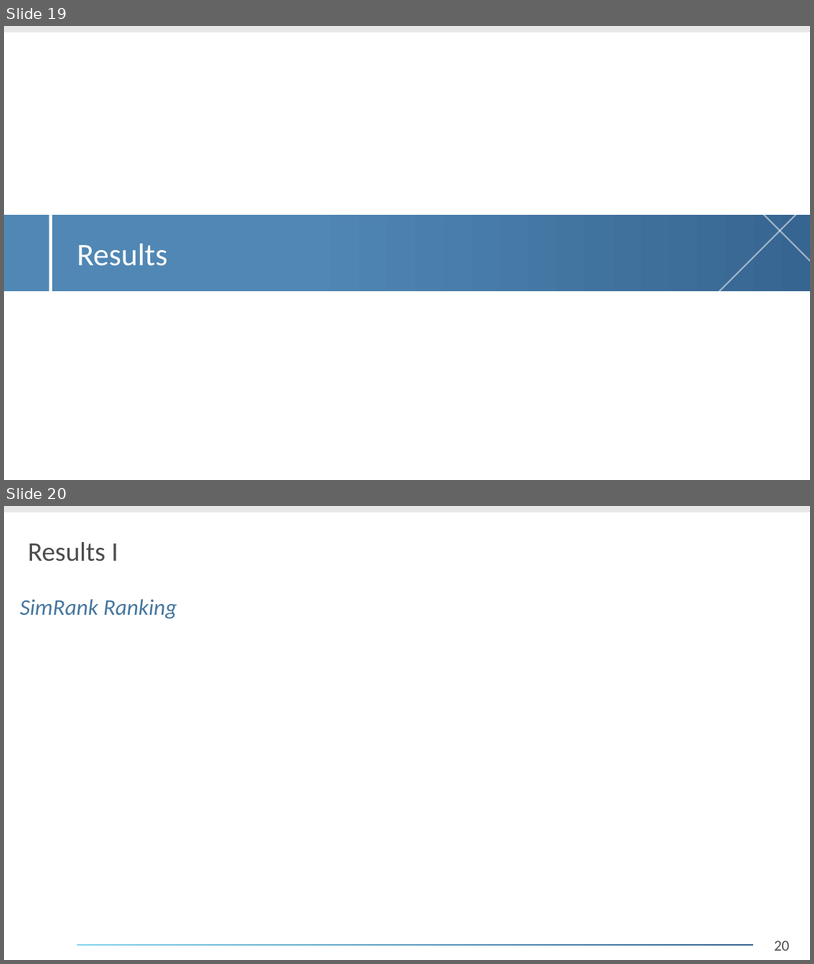
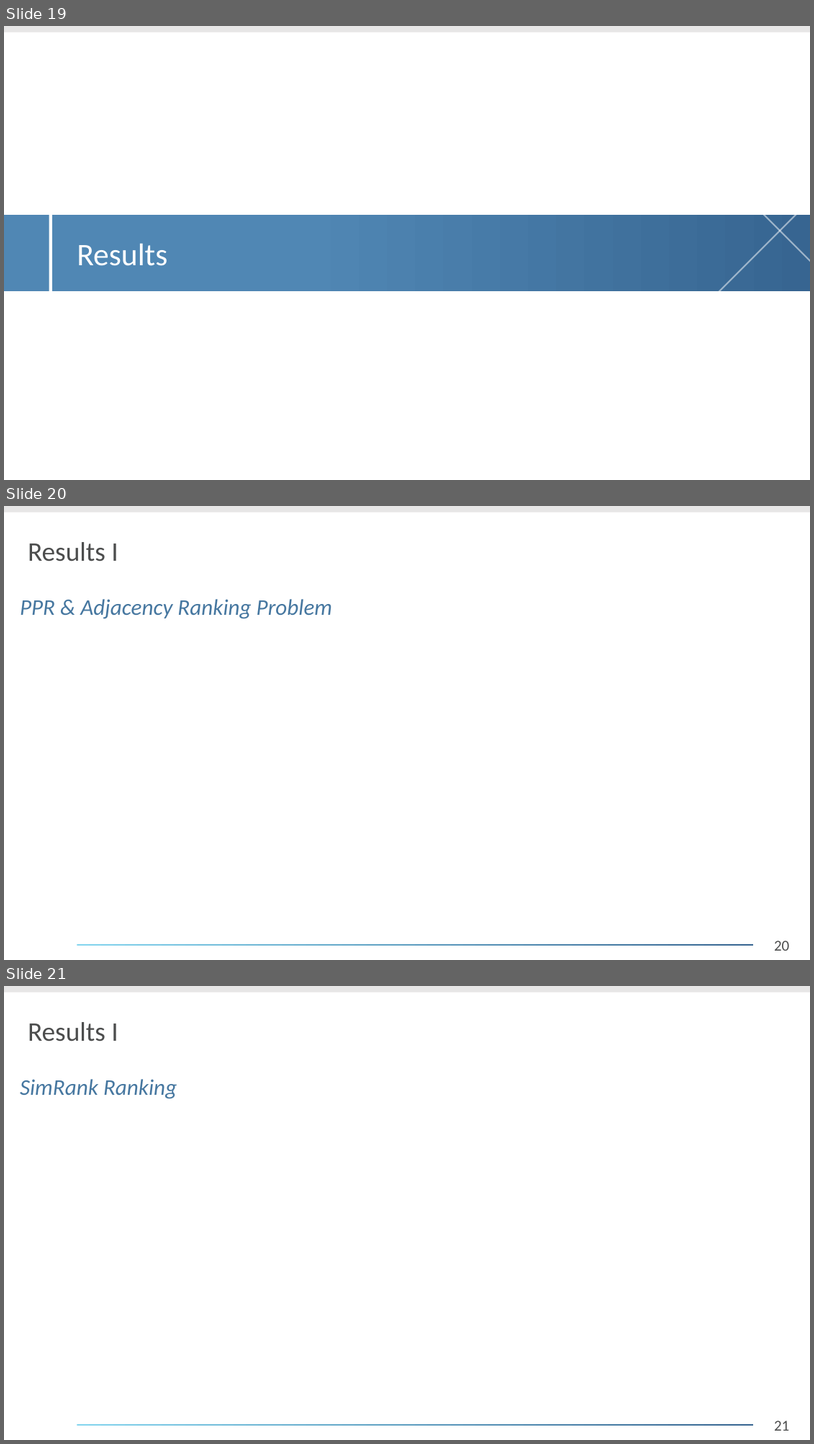
Before and after one commit to daelmo/DB2GraphGenerator, a slide deck: presentation/Analyse_eines_Forschungsthemas.odp. Shown one above the other, each under a label of ours: slides 19 and 20 before the commit, slides 19, 20 and 21 after it. The pictures are 814x964 and 814x1444 pixels, drawn with LibreOffice and Linux fonts; fonts in the diff are those of the drawing; background and template pictures are left out. Boxes give left, top, right and bottom in pixels: in the first picture for what was removed or moved away, otherwise in the second. Text is boxed around its words. In the diff, an @@ line names an element or a change of style, - is before the commit and + after.

```diff
--- a/presentation/Analyse_eines_Forschungsthemas.odp
+++ b/presentation/Analyse_eines_Forschungsthemas.odp
@@ slide 20 added at [4, 506, 810, 960], background #FFFFFF; not listed: 3 template elements that a slide beside it also shows @@
@@ title added at [28, 542, 118, 561], 24 pt, text #4C4D4D @@
+Results I
@@ text added at [20, 599, 332, 619], 20 pt, text #4677A0, italic @@
+PPR & Adjacency Ranking Problem
@@ what was slide 20 is now slide 21 @@
@@ page number at [774, 1420, 790, 1430]: text changed @@
-20
+21
```
Also in this commit, not shown: 6 slides changed, 8 other files.
